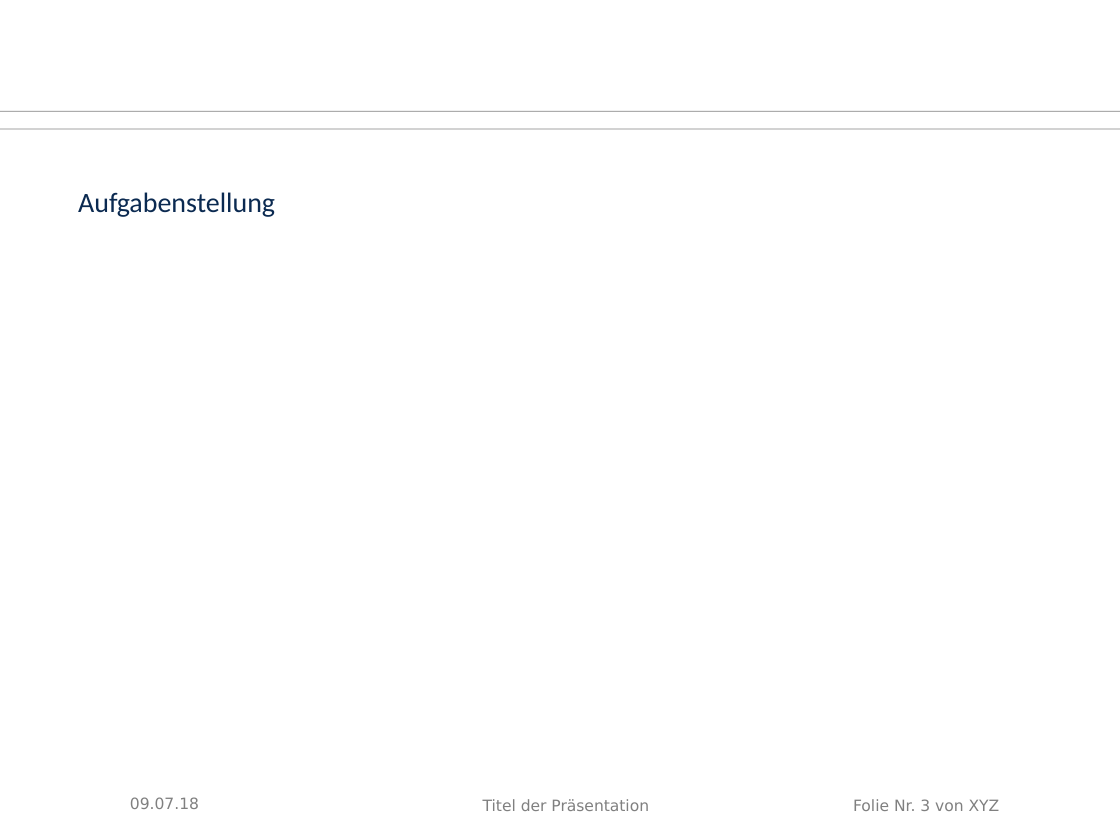
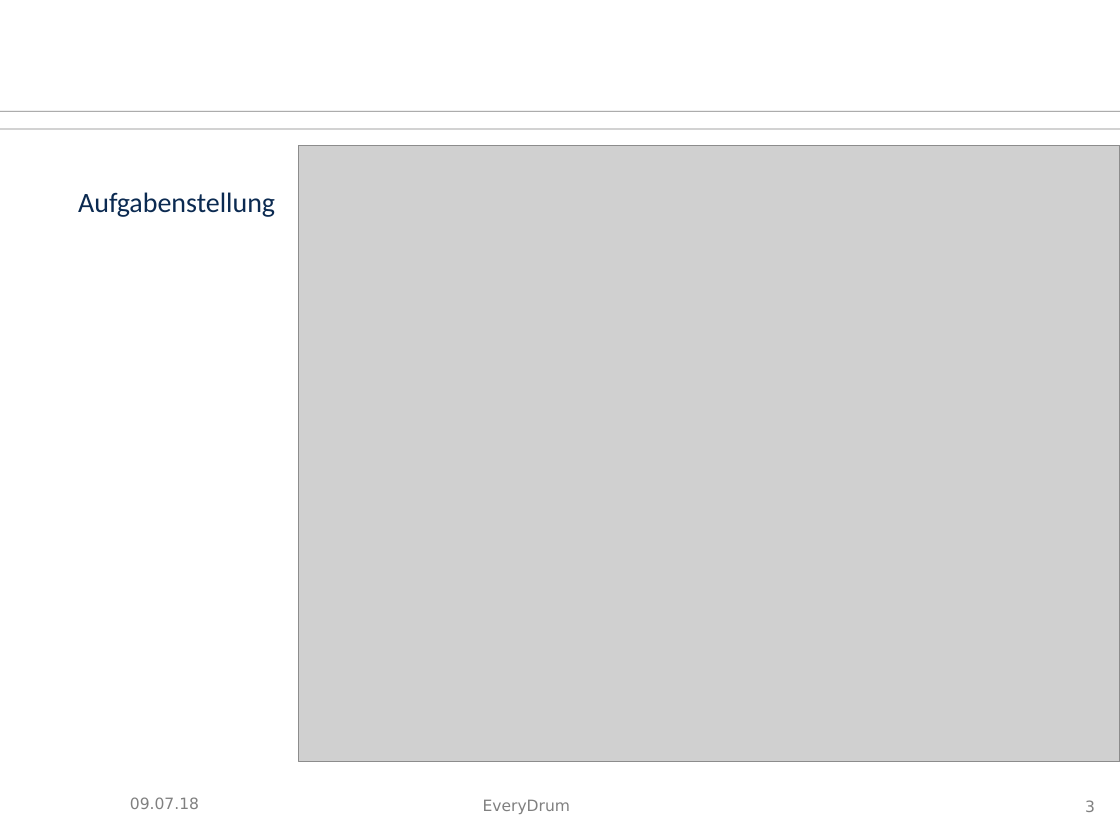
Before and after one commit to tziegler-tud/vr-anydrum, a slide deck: slide 3 of Documents/slides.odp. Drawn at 1120x840 pixels with LibreOffice and Linux fonts; fonts in the diff are those of the drawing; grey boxes stand for pictures; background and template pictures are left out. Boxes give left, top, right and bottom in pixels: in the first picture for what was removed or moved away, otherwise in the second. Text is boxed around its words. In the diff, an @@ line names an element or a change of style, - is before the commit and + after.

```diff
--- a/Documents/slides.odp
+++ b/Documents/slides.odp
@@ picture added at (299,146,1120,762) @@
@@ text at (483,799,570,814): text changed @@
-Titel der Präsentation
+EveryDrum
@@ page number at (1085,800,1095,812): text changed @@
-Folie Nr. 3 von XYZ
+3
```
Also in this commit, not shown: 1 other slide changed, 1 slide added, 15 other files.
